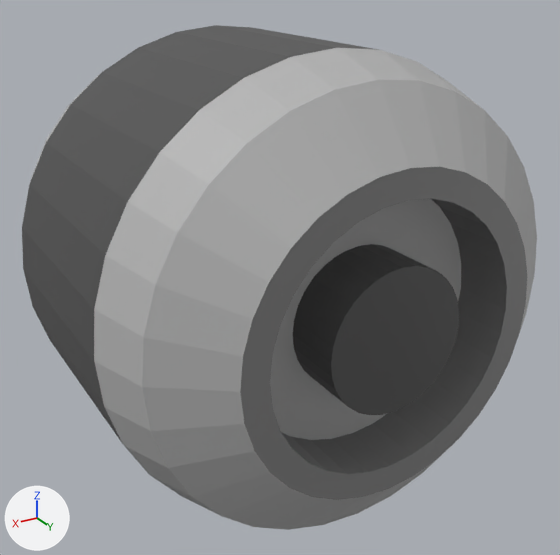
A saved change to the Blender file models/station/station_dock.blend.
One viewpoint serves both versions: a camera (50 mm lens) standing at (1.78, 2.06, 1.43) and looking at (-0.03, -0.94, -0.07). The axes (+X, +Y, +Z) are drawn at lower left. The lights are the same throughout.
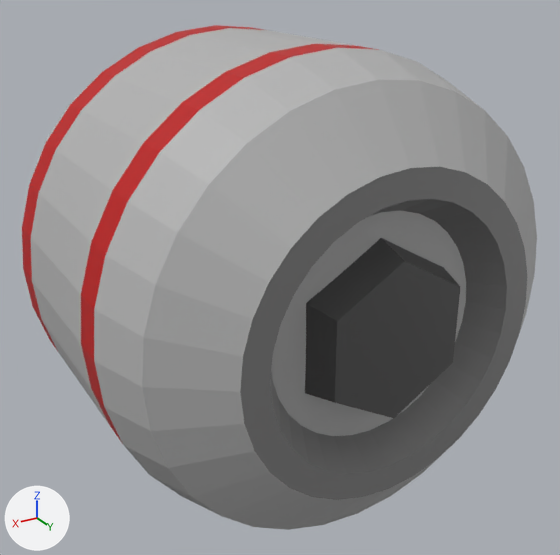
What differs and where, as boxes [x1, y1, x2, y2] in the pictures (560 x 555 px; the box of a moved part takes in the faces that stretch with it):
part 1 of me_cylinder, moved or reshaped
    both: [270, 199, 507, 474]
part 2 of me_cylinder, added
    after: [22, 25, 379, 444]

Patch to the scene script:
```diff
--- a/models/station/station_dock.blend.py
+++ b/models/station/station_dock.blend.py
@@ mat_material_006 @@
+mat_material_006 = principled_material('Material.006')
+mat_material_006.base_color = (0.526, 0.0, 0.0)  # red #c00000
@@ me_cylinder @@
 # used by ob_cylinder; location = (0.0, 0.0, 0.0)
-me_cylinder.from_pydata(...)  # 752 vertices, 710 faces; spans x -1.06..1.06, y -1.99..0.0, z -1.06..1.06
+me_cylinder.from_pydata(...)  # 860 vertices, 812 faces; spans x -1.06..1.06, y -1.99..0.0, z -1.06..1.06
+# me_cylinder part 1: 32 vertices moved from x -0.58..0.58, y -0.28, z -0.58..0.58 to x -0.49..0.49, y -0.15, z -0.49..0.49; 128 vertices removed from x -0.32..0.32, y -0.48..-0.01, z -0.32..0.32; 108 vertices added at x -0.36..0.36, y -0.48..0.0, z -0.42..0.42
+# me_cylinder part 2: 128 vertices added at x -1.06..1.06, y -1.36..-0.63, z -1.06..1.06
 me_cylinder.materials.append(mat_material_001)
@@ me_cylinder @@
 me_cylinder.materials.append(mat_material_005)
+me_cylinder.materials.append(mat_material_006)  # red #c00000
```
